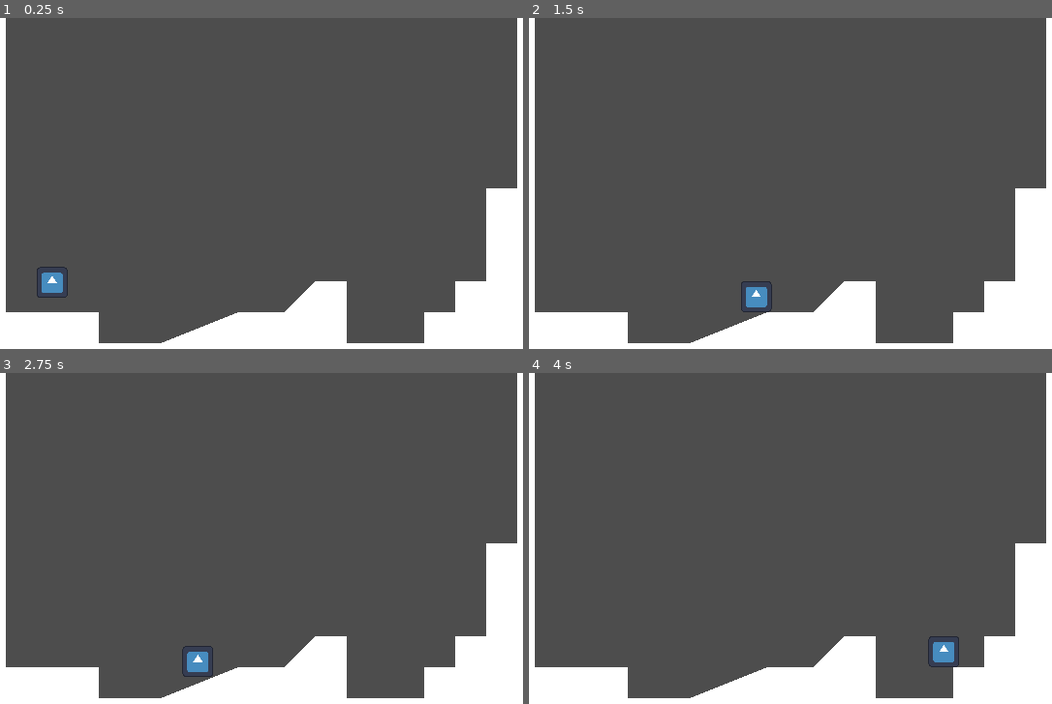
Above: before the commit, frames 1-4 (two rows, left to right).
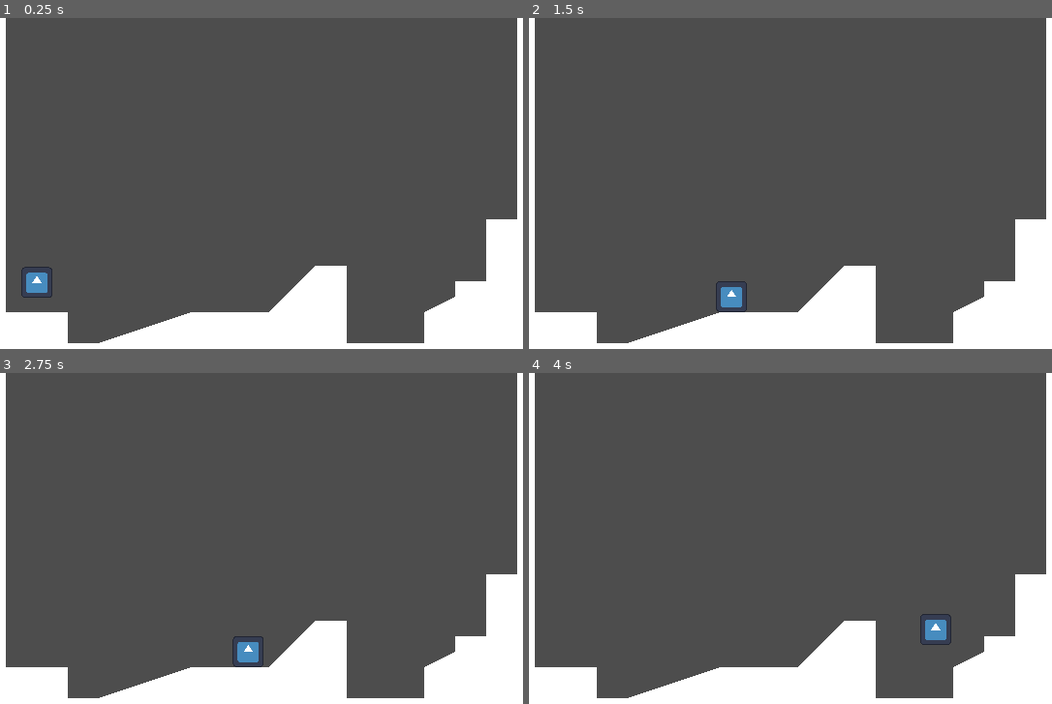
Above: after the commit, the same moments.

Repository: Superachi/Heart-Platformer
Game: Godot game, scene res://world.tscn
The game is run twice, just before and just after one commit, with the same random seed, the same clock (stepped at 60 frames per second) and the same inputs. The engine's default icon, where the game draws it, is replaced by a stand-in: a white triangle on a blue panel in a dark square.
Inputs:
- Up to frame 1 (0.25 s): no input
- Up to frame 2 (1.5 s): tap Enter (ui_accept) at 0.5, 0.77 s; hold Right (ui_right) from 0.53 s (still down)
- Up to frame 3 (2.75 s): tap Enter (ui_accept) at 1.52 s; release Right (ui_right) at 2.03 s; hold Left (ui_left) from 2.03 s (still down)
- Up to frame 4 (4 s): release Left (ui_left) at 2.78 s; hold Right (ui_right) from 2.78 s (still down); tap Enter (ui_accept) at 3.02, 3.77 s

The runs differ from the first frame. In frame 1, 3.3% of the frame differs, in the area x 4-99%, y 51-99%; in frame 2, 3.5%, in the area x 12-99%, y 51-99%; in frame 3, 3.4%; in frame 4, 3.5%.

Commit message:
Adjust acceleration, friction and slope movement on player

Diff:
--- a/Player.gd
+++ b/Player.gd
@@ -1,12 +1,12 @@
 extends CharacterBody2D
-
 
 const SPEED = 100.0
 const JUMP_VELOCITY = -150.0
+const ACCELERATION = 600;
+const FRICTION = 1200;
 
 # Get the gravity from the project settings to be synced with RigidBody nodes.
 var gravity = 500
-
 
 func _physics_process(delta):
 	# Add the gravity.
@@ -21,8 +21,8 @@
 	# As good practice, you should replace UI actions with custom gameplay actions.
 	var direction = Input.get_axis("ui_left", "ui_right")
 	if direction:
-		velocity.x = direction * SPEED
+		velocity.x = move_toward(velocity.x, direction * SPEED, ACCELERATION * delta)
 	else:
-		velocity.x = move_toward(velocity.x, 0, 1200 * delta)
+		velocity.x = move_toward(velocity.x, 0, FRICTION * delta)
 
 	move_and_slide()
--- a/Player.tscn
+++ b/Player.tscn
@@ -7,6 +7,8 @@
 size = Vector2(16, 16)
 
 [node name="Player" type="CharacterBody2D"]
+floor_constant_speed = true
+floor_snap_length = 2.0
 script = ExtResource("1_s6v8s")
 
 [node name="CollisionShape2D" type="CollisionShape2D" parent="."]
--- a/world.tscn
+++ b/world.tscn
@@ -9,9 +9,9 @@
 [node name="StaticBody2D" type="StaticBody2D" parent="."]
 
 [node name="CollisionPolygon2D" type="CollisionPolygon2D" parent="StaticBody2D"]
-polygon = PackedVector2Array(0, 0, 32, 0, 32, 152, 80, 152, 80, 168, 112, 168, 152, 152, 176, 152, 192, 136, 208, 136, 208, 168, 248, 168, 248, 152, 264, 152, 264, 136, 280, 136, 280, 88, 296, 88, 296, 0, 320, 0, 320, 184, 0, 184)
+polygon = PackedVector2Array(0, 0, 32, 0, 32, 152, 64, 152, 64, 168, 80, 168, 128, 152, 168, 152, 192, 128, 208, 128, 208, 168, 248, 168, 248, 152, 264, 144, 264, 136, 280, 136, 280, 104, 296, 104, 296, 0, 320, 0, 320, 184, 0, 184)
 
 [node name="Polygon2D" type="Polygon2D" parent="StaticBody2D/CollisionPolygon2D"]
 
 [node name="Player" parent="." instance=ExtResource("2_3tnpb")]
-position = Vector2(56, 120)
+position = Vector2(48, 120)
